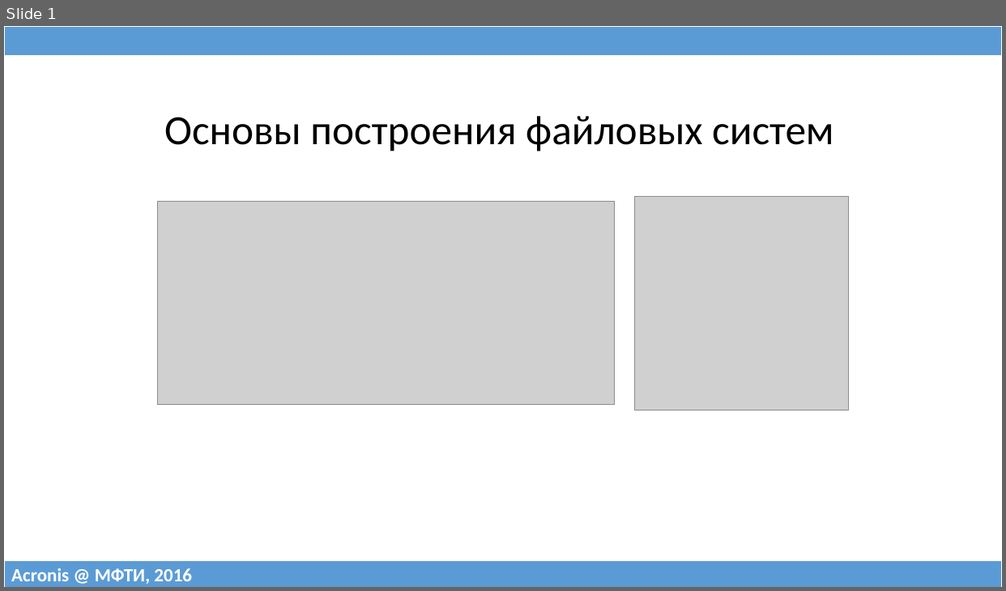
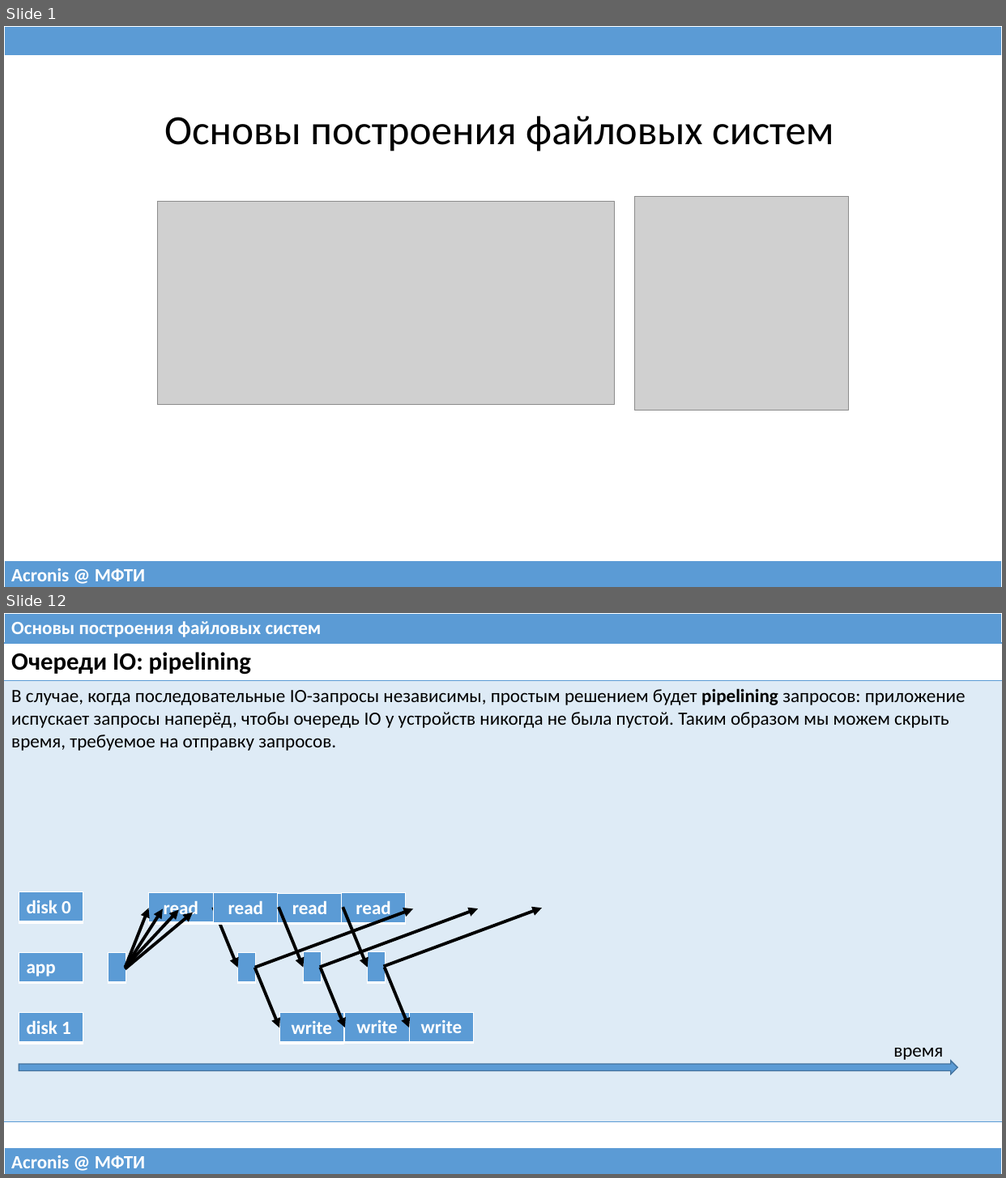
Before and after one commit to 75cc8545e7b021ed280ed0ef99fc7fc4/filesystems-101, a slide deck: talks/src/class10.pptx. Shown one above the other, each under a label of ours: slide 1 before the commit, slides 1 and 12 after it; the slides between them are not shown. The pictures are 1006x591 and 1006x1178 pixels, drawn with LibreOffice and Linux fonts; fonts in the diff are those of the drawing; grey boxes stand for pictures. Boxes give left, top, right and bottom in pixels: in the first picture for what was removed or moved away, otherwise in the second. Text is boxed around its words. In the diff, an @@ line names an element or a change of style, - is before the commit and + after.

```diff
--- a/talks/src/class10.pptx
+++ b/talks/src/class10.pptx
@@ slide 12 added at bbox=[4, 613, 1002, 1174], background #FFFFFF @@
@@ table added at bbox=[4, 613, 1002, 643], 1 rows, 1 columns @@
+Основы построения файловых систем
@@ table added at bbox=[4, 643, 1002, 1114], 2 rows, 1 columns @@
+Очереди IO: pipelining
+В случае, когда последовательные IO-запросы независимы, простым решением будет pipelining запросов: приложение испускает запросы наперёд, чтобы очередь IO у устройств никогда не была пустой. Таким образом мы можем скрыть время, требуемое на отправку запросов.
@@ table added at bbox=[19, 892, 83, 923], 1 rows, 1 columns @@
+disk 0
@@ table added at bbox=[148, 893, 213, 924], 1 rows, 1 columns @@
+read
@@ table added at bbox=[214, 893, 278, 924], 1 rows, 1 columns @@
+read
@@ table added at bbox=[278, 894, 343, 924], 1 rows, 1 columns @@
+read
@@ table added at bbox=[342, 893, 406, 924], 1 rows, 1 columns @@
+read
@@ arrow added from (126, 968) to (148, 908), #000000 3 pt @@
@@ arrow added from (126, 968) to (163, 909), #000000 3 pt @@
@@ arrow added from (126, 968) to (179, 910), #000000 3 pt @@
@@ arrow added from (126, 969) to (193, 913), #000000 3 pt @@
@@ arrow added from (213, 907) to (237, 968), #000000 3 pt @@
@@ arrow added from (255, 968) to (414, 909), #000000 3 pt @@
@@ arrow added from (279, 907) to (304, 968), #000000 3 pt @@
@@ arrow added from (320, 967) to (478, 909), #000000 3 pt @@
@@ arrow added from (343, 907) to (368, 968), #000000 3 pt @@
@@ arrow added from (384, 966) to (543, 908), #000000 3 pt @@
@@ table added at bbox=[304, 952, 321, 983], 1 rows, 1 columns @@
+
@@ table added at bbox=[368, 952, 385, 983], 1 rows, 1 columns @@
+
@@ table added at bbox=[19, 953, 83, 983], 1 rows, 1 columns @@
+app
@@ table added at bbox=[108, 953, 126, 983], 1 rows, 1 columns @@
+
@@ table added at bbox=[237, 953, 255, 983], 1 rows, 1 columns @@
+
@@ arrow added from (255, 968) to (279, 1028), #000000 3 pt @@
@@ arrow added from (321, 968) to (345, 1028), #000000 3 pt @@
@@ arrow added from (385, 968) to (409, 1028), #000000 3 pt @@
@@ table added at bbox=[19, 1013, 83, 1043], 1 rows, 1 columns @@
+disk 1
@@ table added at bbox=[279, 1013, 344, 1043], 1 rows, 1 columns @@
+write
@@ table added at bbox=[345, 1013, 409, 1043], 1 rows, 1 columns @@
+write
@@ table added at bbox=[409, 1013, 473, 1043], 1 rows, 1 columns @@
+write
@@ text added at bbox=[893, 1047, 943, 1060], 18 pt, text #000000 @@
+время
@@ right arrow added at bbox=[19, 1061, 957, 1074], fill #5B9BD5, outline #43739E 1 pt @@
@@ table added at bbox=[4, 1148, 1002, 1174], 1 rows, 1 columns @@
+Acronis @ МФТИ
@@ slide 1 changed as well @@
@@ table at bbox=[4, 561, 1002, 587] @@
-row 1, column 1: Acronis @ МФТИ, 2016
+row 1, column 1: Acronis @ МФТИ
```
Also in this commit, not shown: 2 other slides changed, 30 other slides added, 13 slides removed, 1 other file.
